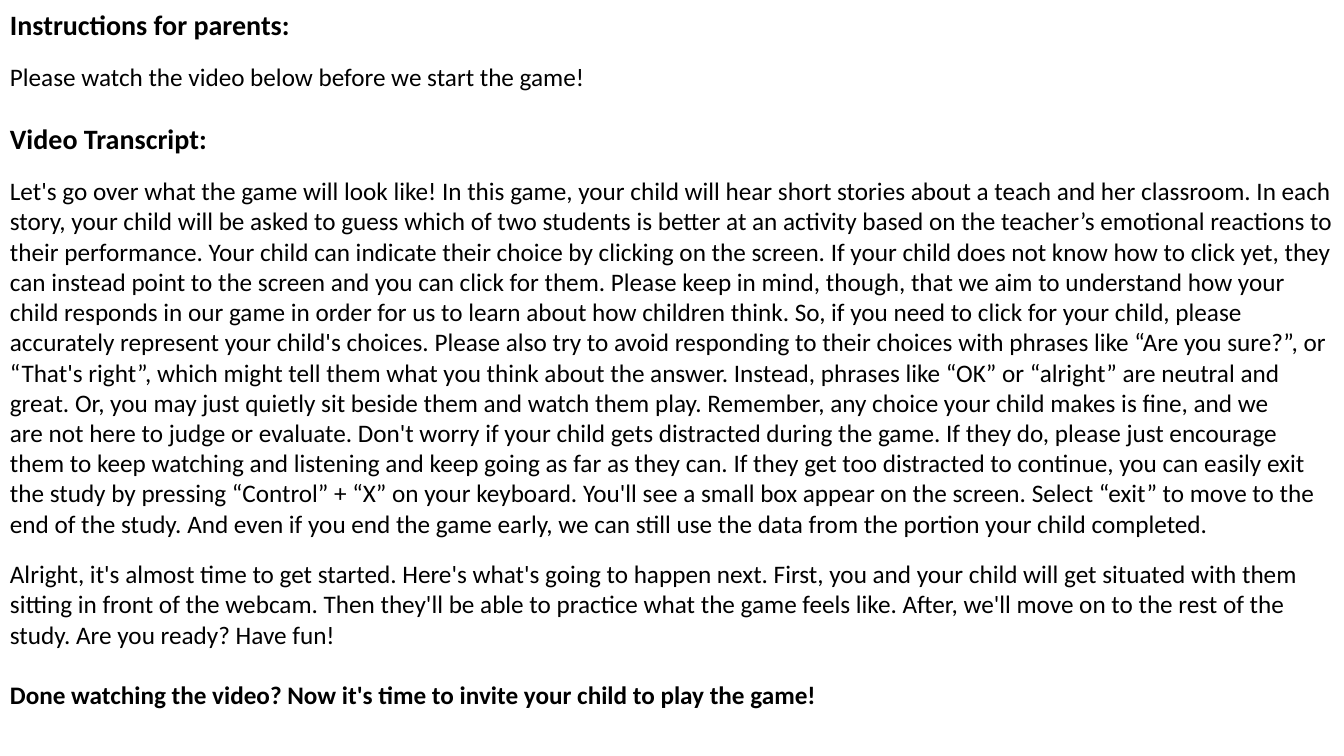
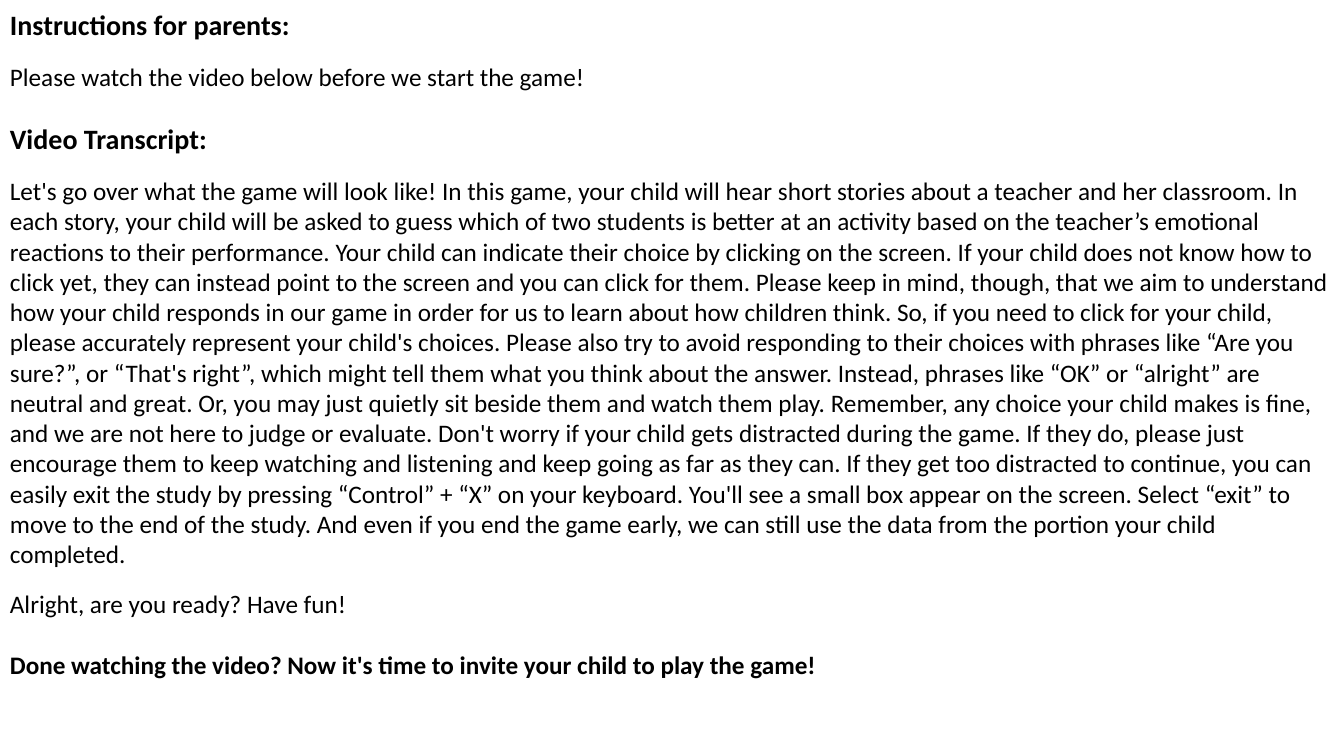
Before and after one commit to masaba/emo-comp-lookit, a slide deck: slide 5 of lookit_text.pptx. Drawn at 1344x756 pixels with LibreOffice and Linux fonts; fonts in the diff are those of the drawing. Boxes give left, top, right and bottom in pixels: in the first picture for what was removed or moved away, otherwise in the second. Text is boxed around its words. In the diff, an @@ line names an element or a change of style, - is before the commit and + after.

```diff
--- a/lookit_text.pptx
+++ b/lookit_text.pptx
@@ text at (10, 182, 1327, 618): text changed @@
-Let's go over what the game will look like! In this game, your child will hear short stories about a teach and her classroom. In each story, your child will be asked to guess which of two students is better at an activity based on the teacher’s emotional reactions to their performance. Your child can indicate their choice by clicking on the screen. If your child does not know how to click yet, they can instead point to the screen and you can click for them. Please keep in mind, though, that we aim to understand how your child responds in our game in order for us to learn about how children think. So, if you need to click for your child, please accurately represent your child's choices. Please also try to avoid responding to their choices with phrases like “Are you sure?”, or “That's right”, which might tell them what you think about the answer. Instead, phrases like “OK” or “alright” are neutral and great. Or, you may just quietly sit beside them and watch them play. Remember, any choice your child makes is fine, and we are not here to judge or evaluate. Don't worry if your child gets distracted during the game. If they do, please just encourage them to keep watching and listening and keep going as far as they can. If they get too distracted to continue, you can easily exit the study by pressing “Control” + “X” on your keyboard. You'll see a small box appear on the screen. Select “exit” to move to the end of the study. And even if you end the game early, we can still use the data from the portion your child completed.
-Alright, it's almost time to get started. Here's what's going to happen next. First, you and your child will get situated with them sitting in front of the webcam. Then they'll be able to practice what the game feels like. After, we'll move on to the rest of the study. Are you ready? Have fun!
+Let's go over what the game will look like! In this game, your child will hear short stories about a teacher and her classroom. In each story, your child will be asked to guess which of two students is better at an activity based on the teacher’s emotional reactions to their performance. Your child can indicate their choice by clicking on the screen. If your child does not know how to click yet, they can instead point to the screen and you can click for them. Please keep in mind, though, that we aim to understand how your child responds in our game in order for us to learn about how children think. So, if you need to click for your child, please accurately represent your child's choices. Please also try to avoid responding to their choices with phrases like “Are you sure?”, or “That's right”, which might tell them what you think about the answer. Instead, phrases like “OK” or “alright” are neutral and great. Or, you may just quietly sit beside them and watch them play. Remember, any choice your child makes is fine, and we are not here to judge or evaluate. Don't worry if your child gets distracted during the game. If they do, please just encourage them to keep watching and listening and keep going as far as they can. If they get too distracted to continue, you can easily exit the study by pressing “Control” + “X” on your keyboard. You'll see a small box appear on the screen. Select “exit” to move to the end of the study. And even if you end the game early, we can still use the data from the portion your child completed.
+Alright, are you ready? Have fun!
```
